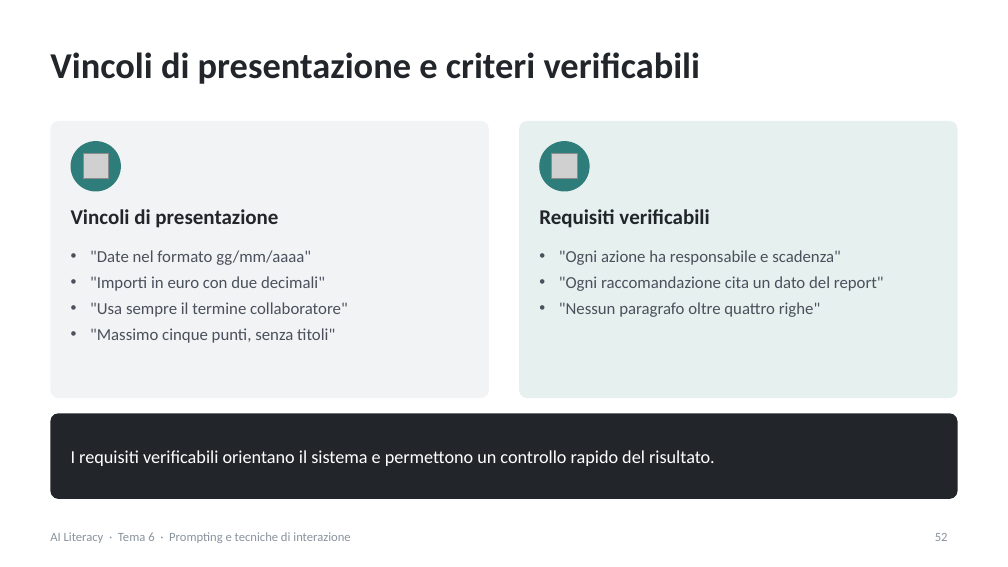
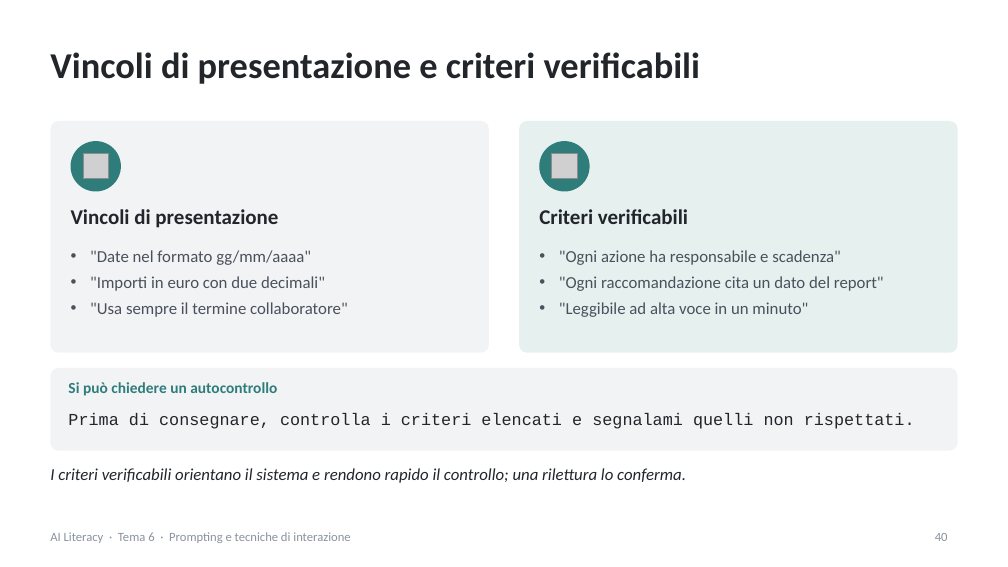
Before and after one commit to NetAi-IT/Formazione-AI-Literacy-Official, a slide deck: slide 40 of Base/Tema6_Prompting_tecniche_interazione.pptx (slide 52 before the commit). Drawn at 1008x567 pixels with LibreOffice and Linux fonts; fonts in the diff are those of the drawing; grey boxes stand for pictures. Boxes give left, top, right and bottom in pixels: in the first picture for what was removed or moved away, otherwise in the second. Text is boxed around its words. In the diff, an @@ line names an element or a change of style, - is before the commit and + after.

```diff
--- a/Base/Tema6_Prompting_tecniche_interazione.pptx
+++ b/Base/Tema6_Prompting_tecniche_interazione.pptx
@@ rounded rectangle: place and size @@
-rounded rectangle at [50, 121, 489, 398]
+rounded rectangle at [50, 121, 489, 353]
@@ rounded rectangle at [50, 121, 489, 353]: proportions changed @@
@@ rounded rectangle at [519, 121, 958, 353]: proportions changed @@
@@ rounded rectangle: place and size @@
-rounded rectangle at [519, 121, 958, 398]
+rounded rectangle at [519, 121, 958, 353]
@@ text at [539, 209, 688, 224]: text changed @@
-Requisiti verificabili
+Criteri verificabili
@@ text at [90, 328, 335, 343]: paragraph removed @@
-• "Massimo cinque punti, senza titoli"
@@ text at [559, 302, 808, 317]: text changed @@
-• "Nessun paragrafo oltre quattro righe"
+• "Leggibile ad alta voce in un minuto"
@@ rounded rectangle: place and size @@
-rounded rectangle at [50, 413, 958, 499]
+rounded rectangle at [50, 368, 958, 451]
@@ rounded rectangle at [50, 368, 958, 451]: fill #22262B to #F2F3F5; proportions changed @@
@@ text at [68, 382, 277, 396]: text changed; size 13 to 11 pt; text colour #FFFFFF to #2E7D7A; bold on @@
-I requisiti verificabili orientano il sistema e permettono un controllo rapido del risultato.
+Si può chiedere un autocontrollo
@@ text "Si può chiedere un autocontrollo" at [68, 382, 277, 396]: vertical alignment middle to top @@
@@ text added at [68, 413, 915, 429], 12 pt, text #22262B @@
+Prima di consegnare, controlla i criteri elencati e segnalami quelli non rispettati.
@@ text added at [50, 468, 686, 483], 12 pt, text #22262B, italic @@
+I criteri verificabili orientano il sistema e rendono rapido il controllo; una rilettura lo conferma.
@@ page number at [935, 533, 948, 541]: text changed @@
-52
+40
```
Also in this commit, not shown: 37 other slides changed, 11 slides added, 28 slides removed, 11 other files.
